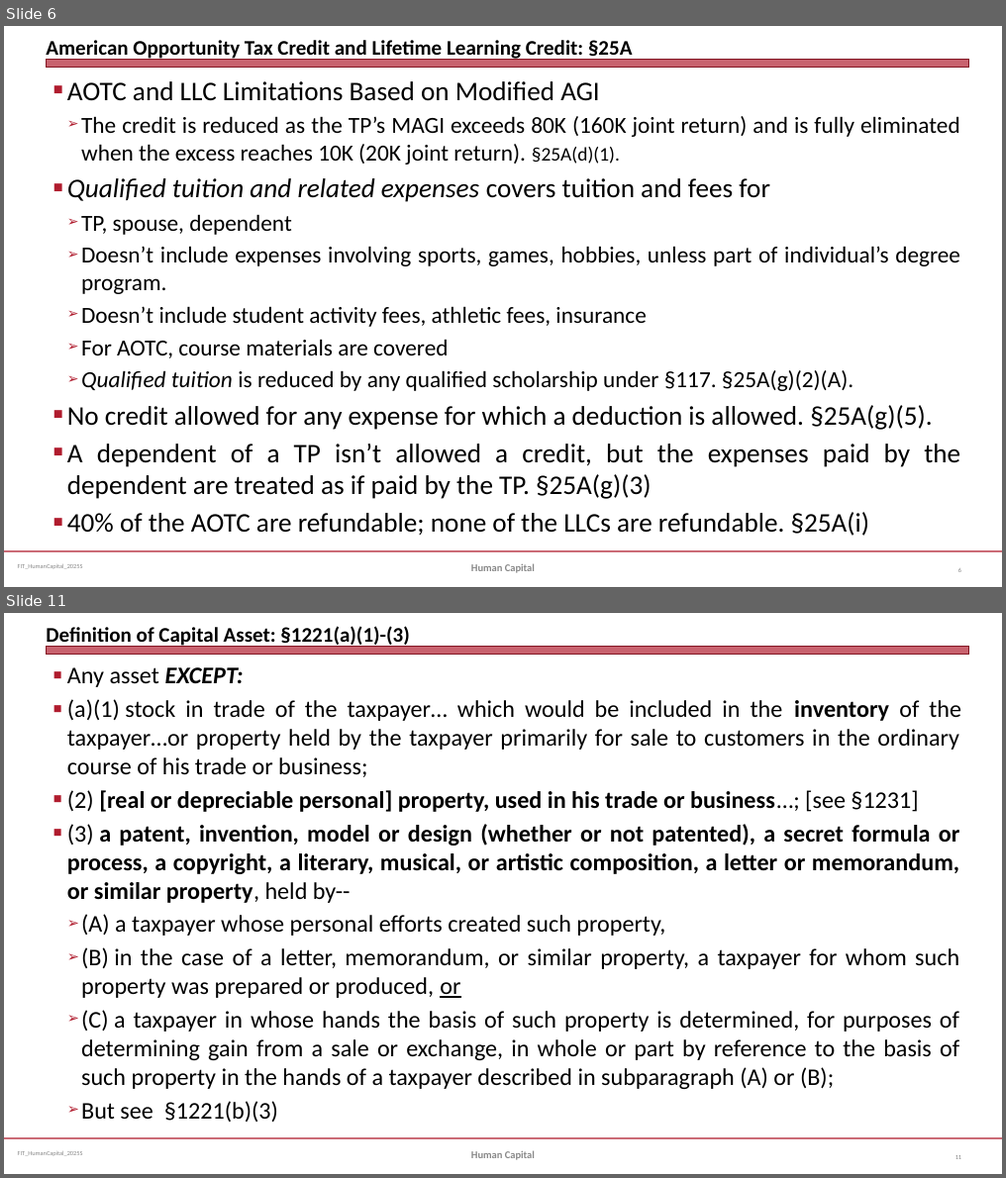
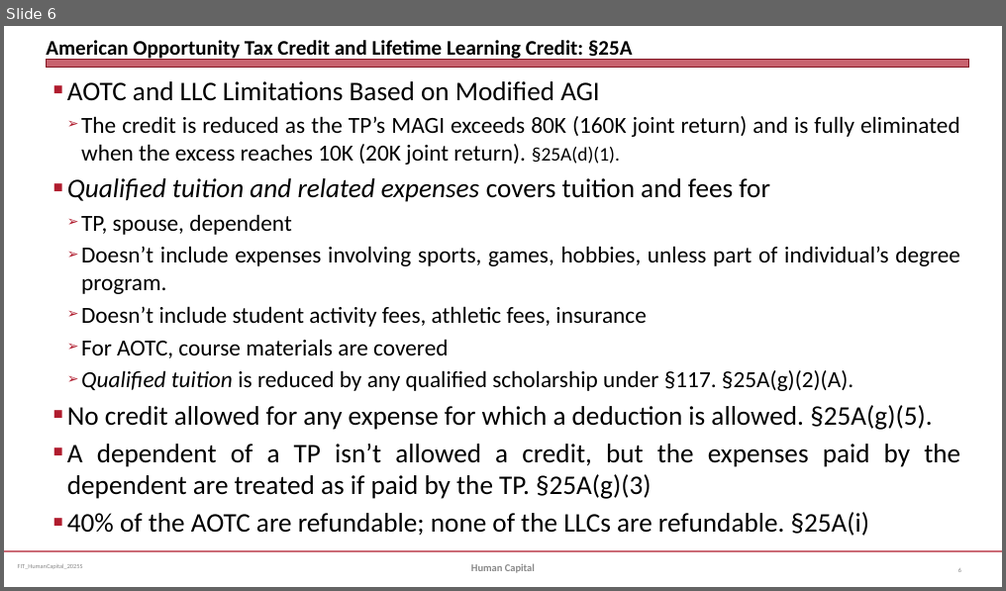
Before and after one commit to jmc877/Fed-Income-Tax, a slide deck: slides/FIT_HumanCapital_2025S.pptx. Shown one above the other, each under a label of ours: slides 6 and 11 before the commit, slide 6 after it; the slides between them are not shown. The pictures are 1006x1178 and 1006x591 pixels, drawn with LibreOffice and Linux fonts; fonts in the diff are those of the drawing. Boxes give left, top, right and bottom in pixels: in the first picture for what was removed or moved away, otherwise in the second. Text is boxed around its words. In the diff, an @@ line names an element or a change of style, - is before the commit and + after.

```diff
--- a/slides/FIT_HumanCapital_2025S.pptx
+++ b/slides/FIT_HumanCapital_2025S.pptx
@@ slide 11 removed at (4, 613, 1002, 1174), background #FFFFFF; not listed: 3 template elements that a slide beside it also shows @@
@@ title removed at (46, 626, 409, 648) @@
-Definition of Capital Asset: §1221(a)(1)-(3)
@@ text removed at (67, 667, 961, 1122) @@
-■ Any asset EXCEPT:
-■ (a)(1) stock in trade of the taxpayer… which would be included in the inventory of the taxpayer…or property held by the taxpayer primarily for sale to customers in the ordinary course of his trade or business;
-■ (2) [real or depreciable personal] property, used in his trade or business…; [see §1231]
-■ (3) a patent, invention, model or design (whether or not patented), a secret formula or process, a copyright, a literary, musical, or artistic composition, a letter or memorandum, or similar property, held by--
-  ➢ (A) a taxpayer whose personal efforts created such property,
-  ➢ (B) in the case of a letter, memorandum, or similar property, a taxpayer for whom such property was prepared or produced, or
-  ➢ (C) a taxpayer in whose hands the basis of such property is determined, for purposes of determining gain from a sale or exchange, in whole or part by reference to the basis of such property in the hands of a taxpayer described in subparagraph (A) or (B);
-  ➢ But see §1221(b)(3)
@@ text removed at (471, 1151, 535, 1160) @@
-Human Capital
@@ page number removed at (955, 1156, 961, 1159) @@
-11
```
Also in this commit, not shown: 1 slide changed, 8 other slides removed, 2 other files.
